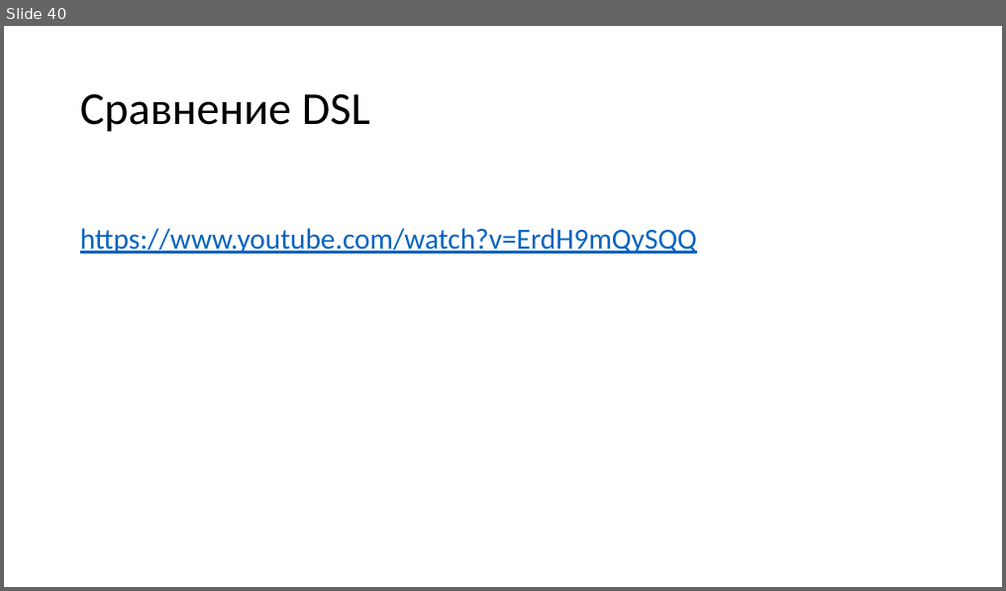
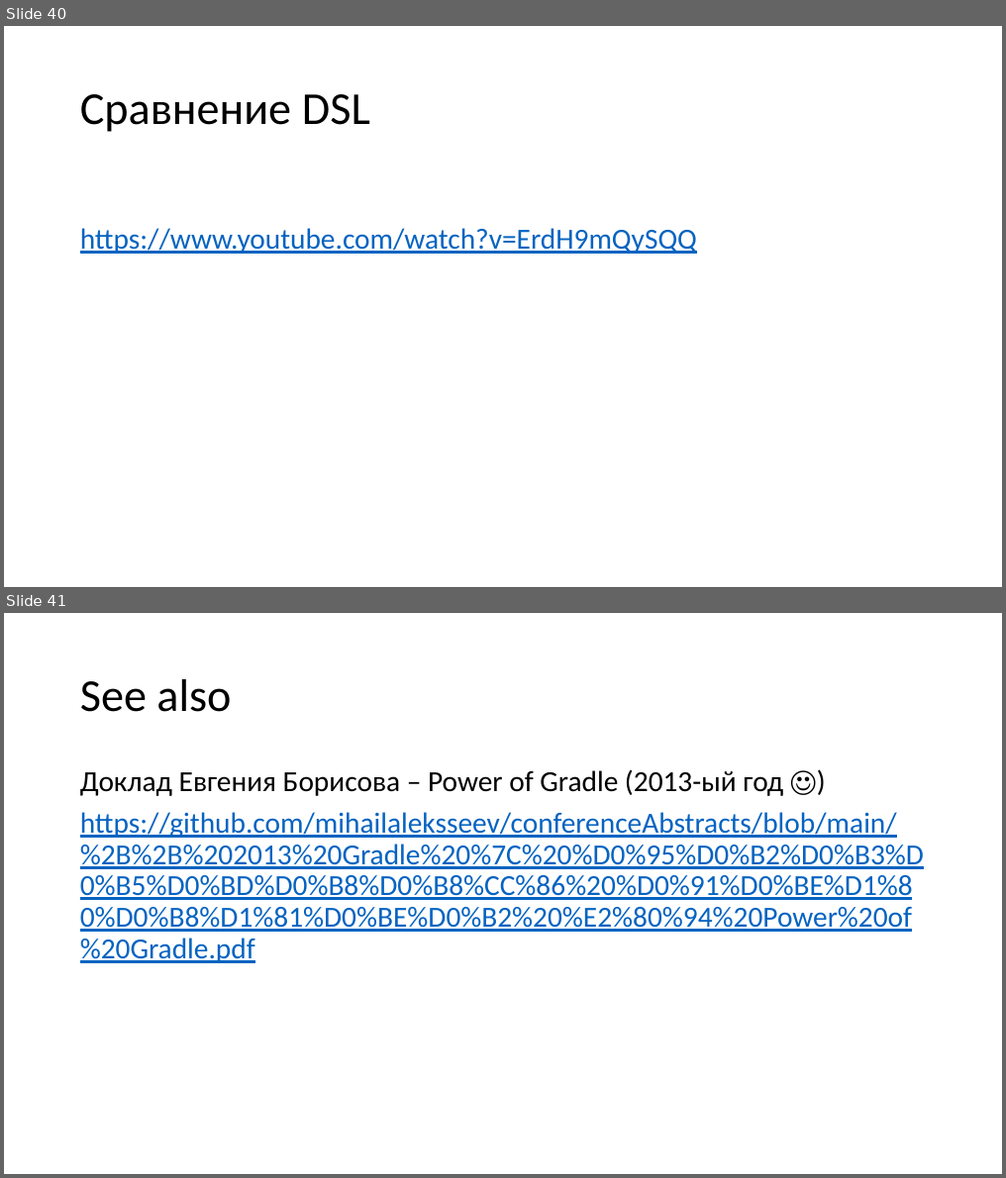
Before and after one commit to xrem/xrem.github.io, a slide deck: tech/Системы сборки.pptx. Shown one above the other, each under a label of ours: slide 40 before the commit, slides 40 and 41 after it. The pictures are 1006x591 and 1006x1178 pixels, drawn with LibreOffice and Linux fonts; fonts in the diff are those of the drawing. Boxes give left, top, right and bottom in pixels: in the first picture for what was removed or moved away, otherwise in the second. Text is boxed around its words. In the diff, an @@ line names an element or a change of style, - is before the commit and + after.

```diff
--- a/tech/Системы сборки.pptx
+++ b/tech/Системы сборки.pptx
@@ slide 41 added at box(4, 613, 1002, 1174), background #FFFFFF @@
@@ title added at box(80, 679, 231, 712), 44 pt, text #000000 @@
+See also
@@ text added at box(80, 769, 924, 963), 28 pt, text #0563C1, underline @@
+Доклад Евгения Борисова – Power of Gradle (2013-ый год ☺)
+https://github.com/mihailaleksseev/conferenceAbstracts/blob/main/%2B%2B%202013%20Gradle%20%7C%20%D0%95%D0%B2%D0%B3%D0%B5%D0%BD%D0%B8%D0%B8%CC%86%20%D0%91%D0%BE%D1%80%D0%B8%D1%81%D0%BE%D0%B2%20%E2%80%94%20Power%20of%20Gradle.pdf
```
